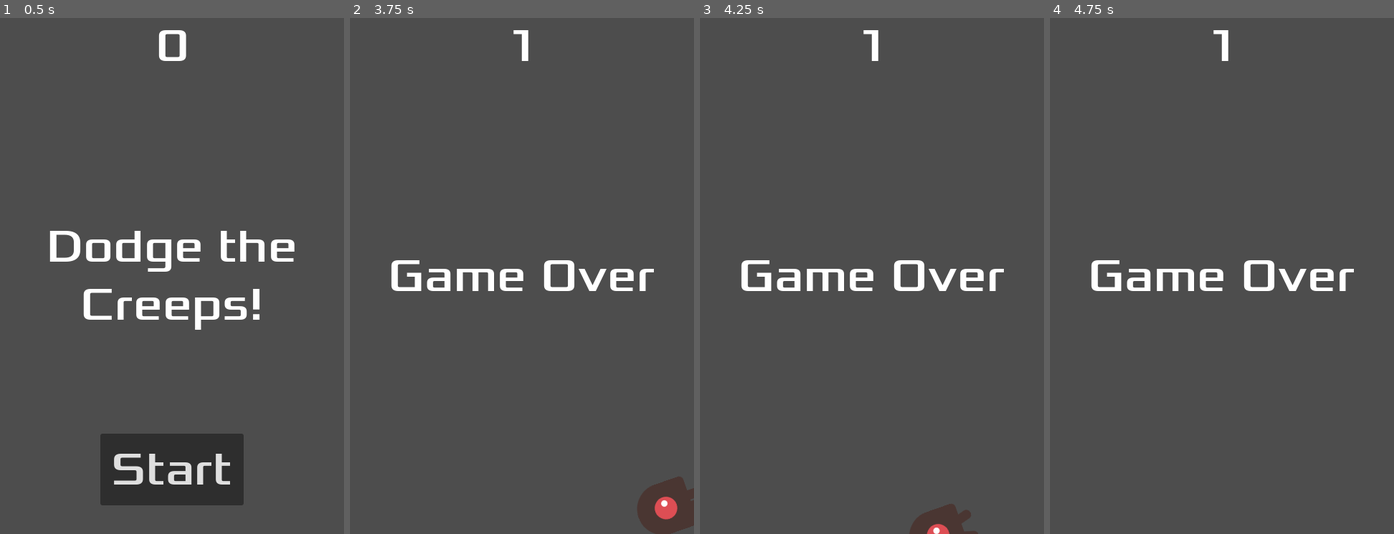
Above: before the commit, frames 1-4 (left to right).
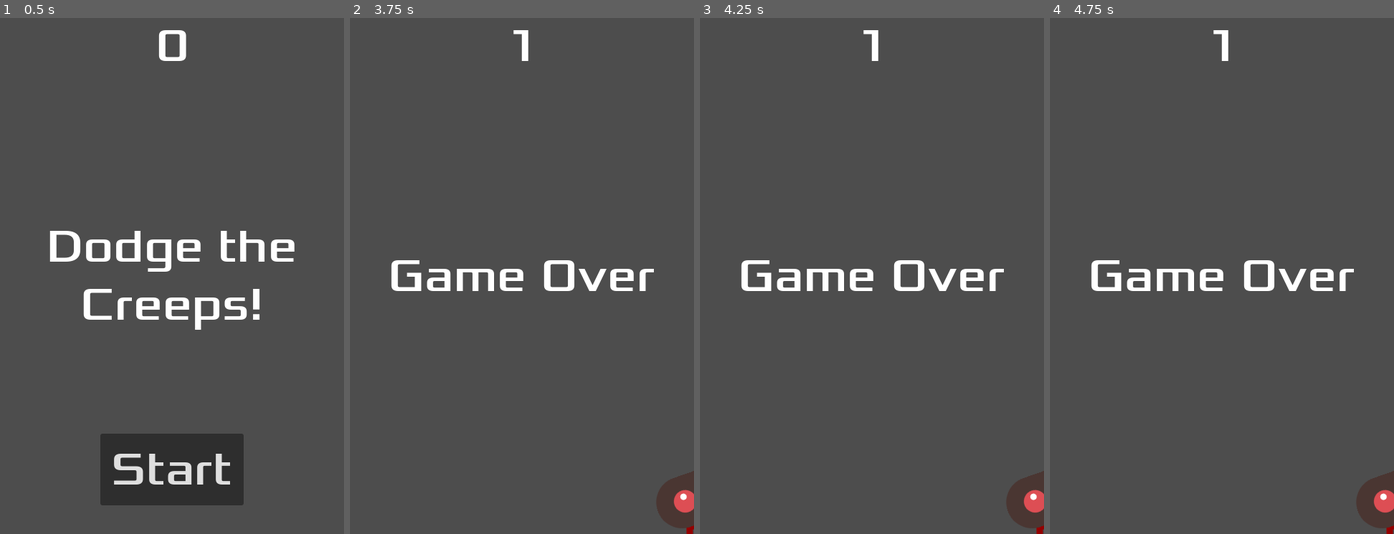
Above: after the commit, the same moments.

Repository: MClaoxin/test2D
Game: Godot game, scene res://main.tscn
Two runs of this game, one before a commit and one after it. Both use one fixed random seed, a clock stepped at 60 frames per second and the inputs below.
Inputs:
- Up to frame 1 (0.5 s): no input
- Up to frame 2 (3.75 s): click "Start" at 0.5 s; tap Enter at 1.25 s; hold Right (move_right) 1.28-2.03 s; hold Down (move_down) 2.03-2.78 s; hold Right (move_right) 2.78-3.53 s; hold Up (move_up) from 3.53 s (still down)
- Up to frame 3 (4.25 s): keep holding Up (move_up)
- Up to frame 4 (4.75 s): release Up (move_up) at 4.28 s; hold Left (move_left) from 4.28 s (still down)

Frame 1 is identical in both runs. In frame 2, 1.1% of the frame differs, in the area x 83-100%, y 87-100%; in frame 3, 1.7%, in the area x 61-100%, y 87-100%; in frame 4, 1.0%.

Commit message:
更新说明：将结束时的效果改成暂停游戏且角色被着色器改为红色

Diff:
--- a/hud.tscn
+++ b/hud.tscn
@@ -4,6 +4,7 @@
 [ext_resource type="FontFile" uid="uid://djxn2yy1ioe1y" path="res://fonts/Xolonium-Regular.ttf" id="2_8sq4i"]
 
 [node name="HUD" type="CanvasLayer"]
+process_mode = 3
 script = ExtResource("1_64ctp")
 
 [node name="ScoreLabel" type="Label" parent="."]
--- a/mob.gd
+++ b/mob.gd
@@ -5,10 +5,6 @@
 	var mob_types = Array($AnimatedSprite2D.sprite_frames.get_animation_names())
 	$AnimatedSprite2D.animation = mob_types.pick_random()
 
-# Called every frame. 'delta' is the elapsed time since the previous frame.
-func _process(delta: float) -> void:
-	pass
-
 
 func _on_visible_on_screen_notifier_2d_screen_exited():
 	queue_free()
--- a/player.gd
+++ b/player.gd
@@ -7,6 +7,9 @@
 func _ready():
 	screen_size = get_viewport_rect().size
 	hide()
+	#var sprite = $AnimatedSprite2D
+	#var shader_material = sprite.material
+	#shader_material.set_shader_parameter("enable_tint", true)
 
 func _process(delta):
 	var velocity = Vector2.ZERO # The player's movement vector.
@@ -38,12 +41,23 @@
 
 
 func _on_body_entered(_body):
-	hide() # Player disappears after being hit.
+	var sprite = $AnimatedSprite2D
+	var shader_material = sprite.material
+	shader_material.set_shader_parameter("enable_tint", true)
 	hit.emit()
 	# Must be deferred as we can't change physics properties on a physics callback.
 	$CollisionShape2D.set_deferred("disabled", true)
+	# 停止主角移动
+	set_process(false)
+	# 暂停整个游戏
+	get_tree().paused = true
 
 func start(pos):
 	position = pos
+	var sprite = $AnimatedSprite2D
+	var shader_material = sprite.material
+	shader_material.set_shader_parameter("enable_tint", false)
 	show()
 	$CollisionShape2D.disabled = false
+	set_process(true)
+	get_tree().paused = false
--- /dev/null
+++ b/player.gdshader
@@ -0,0 +1,12 @@
+shader_type canvas_item;
+
+uniform bool enable_tint = false;
+uniform vec4 tint_color : source_color = vec4(1.0, 0.0, 0.0, 1.0); // 红色
+
+void fragment() {
+    vec4 tex_color = texture(TEXTURE, UV);
+    if (enable_tint) {
+        tex_color *= tint_color;
+    }
+    COLOR = tex_color;
+}
--- a/player.tscn
+++ b/player.tscn
@@ -1,10 +1,19 @@
-[gd_scene load_steps=8 format=3 uid="uid://34v84cyrf8b5"]
+[gd_scene load_steps=11 format=3 uid="uid://34v84cyrf8b5"]
 
+[ext_resource type="Shader" uid="uid://yr4mbv1lieua" path="res://player.gdshader" id="1_2hs0m"]
 [ext_resource type="Texture2D" uid="uid://cmda5fcpm805f" path="res://art/playerGrey_up1.png" id="1_hqtel"]
 [ext_resource type="Script" uid="uid://cvorussx0tfyr" path="res://player.gd" id="1_sweqy"]
 [ext_resource type="Texture2D" uid="uid://reiump5wo1d6" path="res://art/playerGrey_up2.png" id="2_sweqy"]
 [ext_resource type="Texture2D" uid="uid://cy4rfr28w635d" path="res://art/playerGrey_walk1.png" id="3_2hs0m"]
 [ext_resource type="Texture2D" uid="uid://nhbmwnuglhis" path="res://art/playerGrey_walk2.png" id="4_1jxqw"]
+
+[sub_resource type="ShaderMaterial" id="ShaderMaterial_1jxqw"]
+shader = ExtResource("1_2hs0m")
+shader_parameter/tint_color = Color(1, 0, 0, 1)
+
+[sub_resource type="ShaderMaterial" id="ShaderMaterial_2hs0m"]
+shader = ExtResource("1_2hs0m")
+shader_parameter/tint_color = Color(1, 0, 0, 1)
 
 [sub_resource type="SpriteFrames" id="SpriteFrames_dw050"]
 animations = [{
@@ -36,15 +45,18 @@
 height = 68.0
 
 [node name="Player" type="Area2D"]
+material = SubResource("ShaderMaterial_1jxqw")
 script = ExtResource("1_sweqy")
 metadata/_edit_group_ = true
 
 [node name="AnimatedSprite2D" type="AnimatedSprite2D" parent="."]
+material = SubResource("ShaderMaterial_2hs0m")
 scale = Vector2(0.5, 0.5)
 sprite_frames = SubResource("SpriteFrames_dw050")
-animation = &"walk"
+animation = &"up"
 
 [node name="CollisionShape2D" type="CollisionShape2D" parent="."]
+visible = false
 shape = SubResource("CapsuleShape2D_b26j0")
 
 [connection signal="body_entered" from="." to="." method="_on_body_entered"]
Not shown, added: player.gdshader.uid
